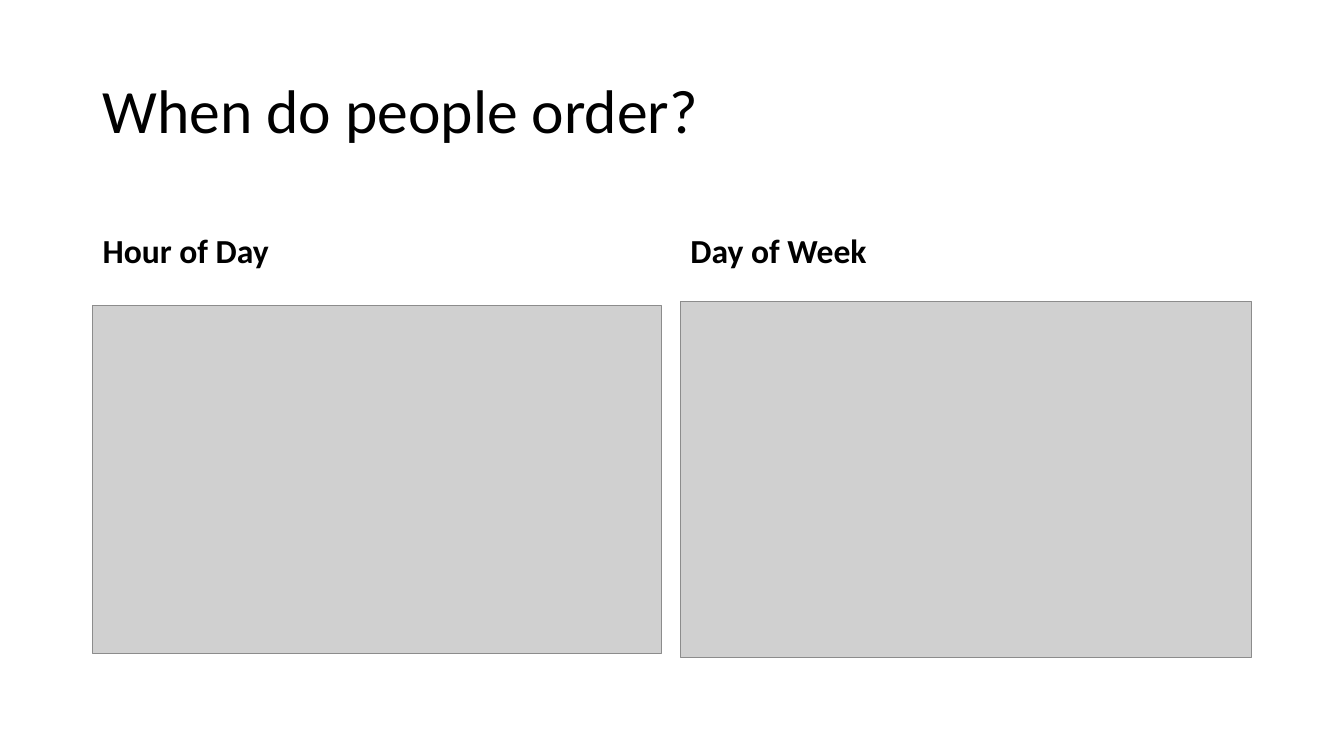
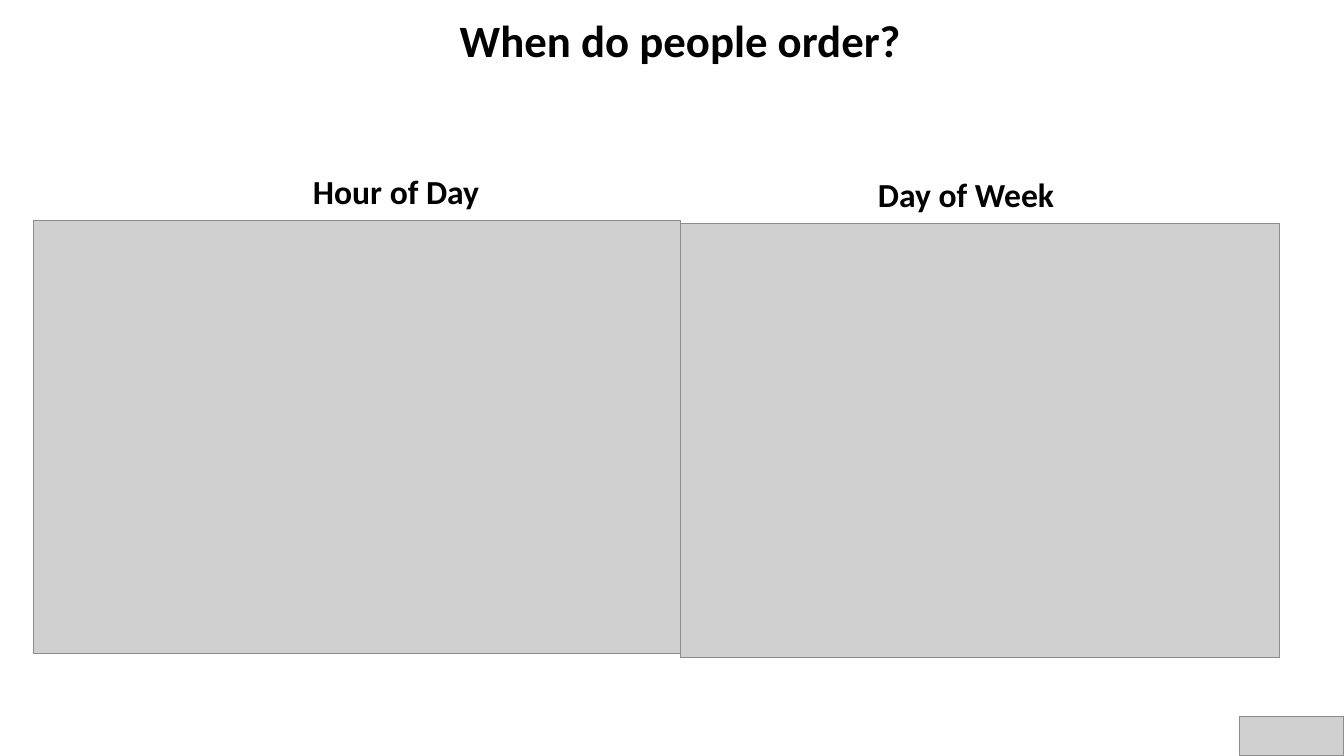
Before and after one commit to nairPrashant/InstaDataScience, a slide deck: slide 7 of Report/Presentation.pptx (slide 2 before the commit). Drawn at 1344x756 pixels with LibreOffice and Linux fonts; fonts in the diff are those of the drawing; grey boxes stand for pictures. Boxes give left, top, right and bottom in pixels: in the first picture for what was removed or moved away, otherwise in the second. Text is boxed around its words. In the diff, an @@ line names an element or a change of style, - is before the commit and + after.

```diff
--- a/Report/Presentation.pptx
+++ b/Report/Presentation.pptx
@@ title "When do people order?" moved from (x1=103, y1=90, x2=698, y2=143) to (x1=460, y1=25, x2=901, y2=64) @@
@@ title "When do people order?" at (x1=460, y1=25, x2=901, y2=64): size 44 to 32 pt, bold on; alignment left to centre @@
@@ text "Hour of Day" at (x1=313, y1=180, x2=479, y2=210): alignment left to centre @@
@@ text "Hour of Day" moved from (x1=103, y1=239, x2=269, y2=269) to (x1=313, y1=180, x2=479, y2=210) @@
@@ text "Day of Week" moved from (x1=690, y1=239, x2=866, y2=269) to (x1=878, y1=183, x2=1054, y2=213) @@
@@ text "Day of Week" at (x1=878, y1=183, x2=1054, y2=213): alignment left to centre @@
@@ picture resized from (x1=93, y1=306, x2=661, y2=653) to (x1=34, y1=220, x2=681, y2=653) @@
@@ picture resized from (x1=681, y1=301, x2=1252, y2=657) to (x1=681, y1=223, x2=1279, y2=657) @@
@@ picture added at (x1=1240, y1=716, x2=1344, y2=756) @@
```
Also in this commit, not shown: 7 other slides changed, 26 slides added, 4 slides removed, 1 other file.
